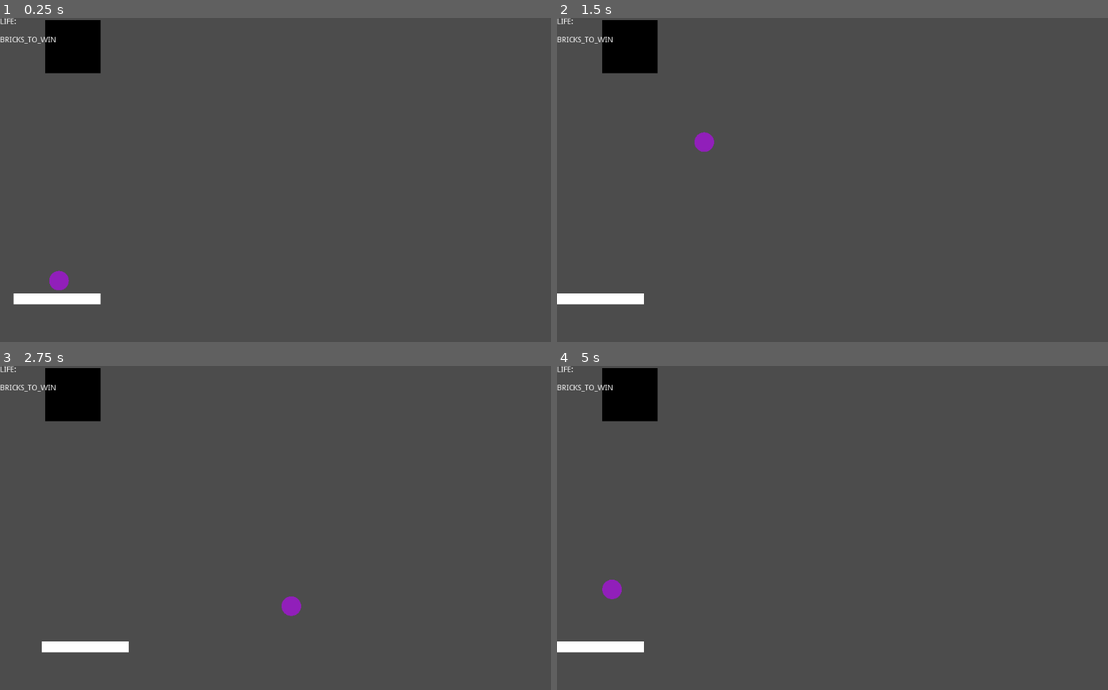
Above: before the commit, frames 1-4 (two rows, left to right).
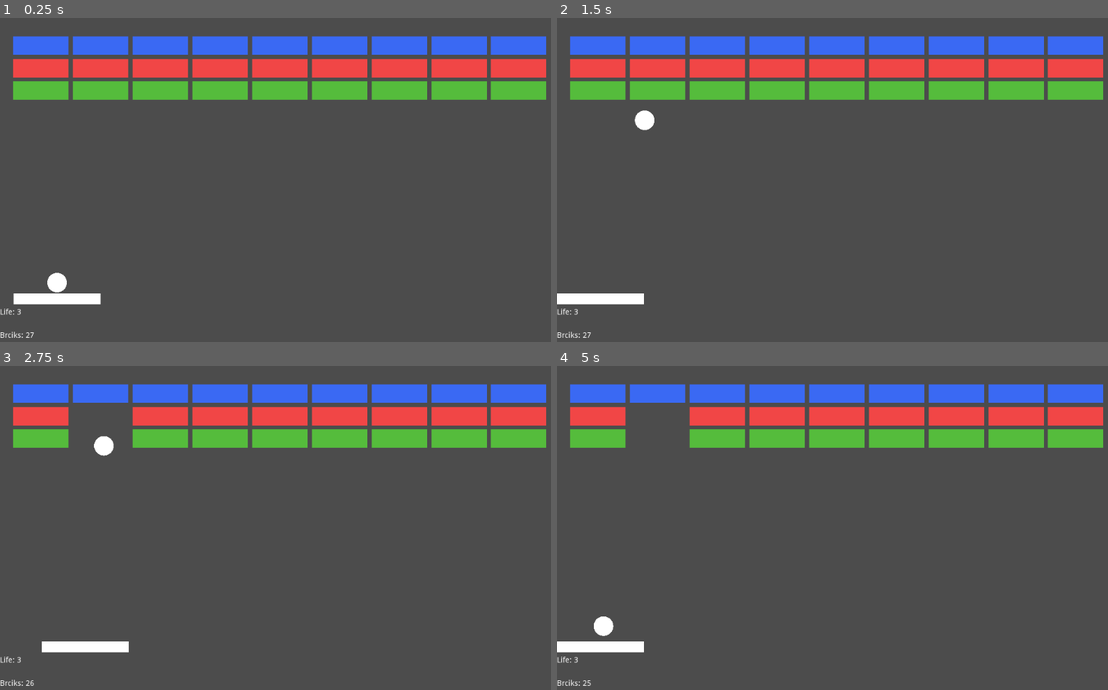
Above: after the commit, the same moments.

Repository: QuirrelForU/Arcaventure
Game: Godot game, scene res://scenes/TestScene.tscn
The game is run twice, just before and just after one commit, with the same random seed, the same clock (stepped at 60 frames per second) and the same inputs.
Inputs (mouse positions are in pixels of both pictures, inside the frame that each line leads up to):
- Up to frame 1 (0.25 s): no input
- Up to frame 2 (1.5 s): tap Enter at 0.5 s; move the mouse to (865, 180) at 0.52 s; move the mouse to (804, 183) at 1.27 s
- Up to frame 3 (2.75 s): move the mouse to (292, 521) at 2.02 s
- Up to frame 4 (5 s): move the mouse to (826, 534) at 2.77 s; move the mouse to (876, 531) at 3.52 s; tap Space at 4.25 s; move the mouse to (793, 524) at 4.27 s

The runs differ from the first frame. In frame 1, 17% of the frame differs, in the area x 0-100%, y 0-99%; in frame 2, 17%; in frame 3, 16%; in frame 4, 16%.

Commit message:
Added hud

Diff:
--- a/game/project.godot
+++ b/game/project.godot
@@ -14,6 +14,10 @@
 run/main_scene="res://scenes/TestScene.tscn"
 boot_splash/show_image=false
 config/icon="res://icon.png"
+
+[autoload]
+
+Global="*res://scripts/Global.gd"
 
 [display]
 
--- a/game/scenes/Ball.tscn
+++ b/game/scenes/Ball.tscn
@@ -19,7 +19,6 @@
 }
 
 [node name="Sprite" type="Sprite" parent="CollisionShape2D"]
-modulate = Color( 0.572549, 0.12549, 0.733333, 1 )
 scale = Vector2( 0.0703125, 0.0703125 )
 texture = ExtResource( 2 )
 __meta__ = {
--- a/game/scenes/Brick.tscn
+++ b/game/scenes/Brick.tscn
@@ -20,7 +20,6 @@
 }
 
 [node name="Sprite" type="Sprite" parent="CollisionShape2D"]
-modulate = Color( 0, 0, 0, 1 )
 scale = Vector2( 99.6602, 100 )
 texture = ExtResource( 1 )
 region_enabled = true
--- a/game/scenes/TestScene.tscn
+++ b/game/scenes/TestScene.tscn
@@ -1,10 +1,11 @@
-[gd_scene load_steps=8 format=2]
+[gd_scene load_steps=9 format=2]
 
 [ext_resource path="res://textures/Simple Shapes/Square.png" type="Texture" id=1]
 [ext_resource path="res://scenes/Brick.tscn" type="PackedScene" id=2]
 [ext_resource path="res://scenes/Platform.tscn" type="PackedScene" id=3]
 [ext_resource path="res://scenes/Ball.tscn" type="PackedScene" id=4]
 [ext_resource path="res://scripts/DeadZone.gd" type="Script" id=5]
+[ext_resource path="res://scripts/HUD.gd" type="Script" id=6]
 
 [sub_resource type="RectangleShape2D" id=4]
 extents = Vector2( 256, 255 )
@@ -17,27 +18,149 @@
 "_edit_lock_": true
 }
 
-[node name="HUD" type="CanvasLayer" parent="."]
-
-[node name="Control" type="Control" parent="HUD"]
-anchor_right = 1.0
-anchor_bottom = 1.0
-mouse_filter = 2
-
-[node name="Label" type="Label" parent="HUD/Control"]
-margin_right = 40.0
-margin_bottom = 14.0
-text = "LIFE:
-
-BRICKS_TO_WIN"
-
 [node name="Platform" parent="." instance=ExtResource( 3 )]
 
 [node name="Ball" parent="." instance=ExtResource( 4 )]
 
 [node name="Bricks" type="Node2D" parent="."]
+__meta__ = {
+"_edit_lock_": true
+}
 
 [node name="BrickW" parent="Bricks" instance=ExtResource( 2 )]
+modulate = Color( 0.231373, 0.415686, 0.956863, 1 )
+position = Vector2( 75, 51 )
+scale = Vector2( 1.032, 0.331 )
+
+[node name="BrickW2" parent="Bricks" instance=ExtResource( 2 )]
+modulate = Color( 0.231373, 0.415686, 0.956863, 1 )
+position = Vector2( 185, 51 )
+scale = Vector2( 1.032, 0.331 )
+
+[node name="BrickW3" parent="Bricks" instance=ExtResource( 2 )]
+modulate = Color( 0.231373, 0.415686, 0.956863, 1 )
+position = Vector2( 295, 51 )
+scale = Vector2( 1.032, 0.331 )
+
+[node name="BrickW4" parent="Bricks" instance=ExtResource( 2 )]
+modulate = Color( 0.231373, 0.415686, 0.956863, 1 )
+position = Vector2( 405, 51 )
+scale = Vector2( 1.032, 0.331 )
+
+[node name="BrickW5" parent="Bricks" instance=ExtResource( 2 )]
+modulate = Color( 0.231373, 0.415686, 0.956863, 1 )
+position = Vector2( 515, 51 )
+scale = Vector2( 1.032, 0.331 )
+
+[node name="BrickW6" parent="Bricks" instance=ExtResource( 2 )]
+modulate = Color( 0.231373, 0.415686, 0.956863, 1 )
+position = Vector2( 625, 51 )
+scale = Vector2( 1.032, 0.331 )
+
+[node name="BrickW7" parent="Bricks" instance=ExtResource( 2 )]
+modulate = Color( 0.231373, 0.415686, 0.956863, 1 )
+position = Vector2( 735, 51 )
+scale = Vector2( 1.032, 0.331 )
+
+[node name="BrickW8" parent="Bricks" instance=ExtResource( 2 )]
+modulate = Color( 0.231373, 0.415686, 0.956863, 1 )
+position = Vector2( 845, 51 )
+scale = Vector2( 1.032, 0.331 )
+
+[node name="BrickW9" parent="Bricks" instance=ExtResource( 2 )]
+modulate = Color( 0.231373, 0.415686, 0.956863, 1 )
+position = Vector2( 954, 51 )
+scale = Vector2( 1.032, 0.331 )
+
+[node name="BrickW10" parent="Bricks" instance=ExtResource( 2 )]
+modulate = Color( 0.94902, 0.278431, 0.278431, 1 )
+position = Vector2( 75, 93 )
+scale = Vector2( 1.032, 0.331 )
+
+[node name="BrickW11" parent="Bricks" instance=ExtResource( 2 )]
+modulate = Color( 0.94902, 0.278431, 0.278431, 1 )
+position = Vector2( 185, 93 )
+scale = Vector2( 1.032, 0.331 )
+
+[node name="BrickW12" parent="Bricks" instance=ExtResource( 2 )]
+modulate = Color( 0.94902, 0.278431, 0.278431, 1 )
+position = Vector2( 295, 93 )
+scale = Vector2( 1.032, 0.331 )
+
+[node name="BrickW13" parent="Bricks" instance=ExtResource( 2 )]
+modulate = Color( 0.94902, 0.278431, 0.278431, 1 )
+position = Vector2( 405, 93 )
+scale = Vector2( 1.032, 0.331 )
+
+[node name="BrickW14" parent="Bricks" instance=ExtResource( 2 )]
+modulate = Color( 0.94902, 0.278431, 0.278431, 1 )
+position = Vector2( 515, 93 )
+scale = Vector2( 1.032, 0.331 )
+
+[node name="BrickW15" parent="Bricks" instance=ExtResource( 2 )]
+modulate = Color( 0.94902, 0.278431, 0.278431, 1 )
+position = Vector2( 625, 93 )
+scale = Vector2( 1.032, 0.331 )
+
+[node name="BrickW16" parent="Bricks" instance=ExtResource( 2 )]
+modulate = Color( 0.94902, 0.278431, 0.278431, 1 )
+position = Vector2( 735, 93 )
+scale = Vector2( 1.032, 0.331 )
+
+[node name="BrickW17" parent="Bricks" instance=ExtResource( 2 )]
+modulate = Color( 0.94902, 0.278431, 0.278431, 1 )
+position = Vector2( 845, 93 )
+scale = Vector2( 1.032, 0.331 )
+
+[node name="BrickW18" parent="Bricks" instance=ExtResource( 2 )]
+modulate = Color( 0.94902, 0.278431, 0.278431, 1 )
+position = Vector2( 954, 93 )
+scale = Vector2( 1.032, 0.331 )
+
+[node name="BrickW19" parent="Bricks" instance=ExtResource( 2 )]
+modulate = Color( 0.337255, 0.741176, 0.239216, 1 )
+position = Vector2( 75, 134 )
+scale = Vector2( 1.032, 0.331 )
+
+[node name="BrickW20" parent="Bricks" instance=ExtResource( 2 )]
+modulate = Color( 0.337255, 0.741176, 0.239216, 1 )
+position = Vector2( 185, 134 )
+scale = Vector2( 1.032, 0.331 )
+
+[node name="BrickW21" parent="Bricks" instance=ExtResource( 2 )]
+modulate = Color( 0.337255, 0.741176, 0.239216, 1 )
+position = Vector2( 295, 134 )
+scale = Vector2( 1.032, 0.331 )
+
+[node name="BrickW22" parent="Bricks" instance=ExtResource( 2 )]
+modulate = Color( 0.337255, 0.741176, 0.239216, 1 )
+position = Vector2( 405, 134 )
+scale = Vector2( 1.032, 0.331 )
+
+[node name="BrickW23" parent="Bricks" instance=ExtResource( 2 )]
+modulate = Color( 0.337255, 0.741176, 0.239216, 1 )
+position = Vector2( 515, 134 )
+scale = Vector2( 1.032, 0.331 )
+
+[node name="BrickW24" parent="Bricks" instance=ExtResource( 2 )]
+modulate = Color( 0.337255, 0.741176, 0.239216, 1 )
+position = Vector2( 625, 134 )
+scale = Vector2( 1.032, 0.331 )
+
+[node name="BrickW25" parent="Bricks" instance=ExtResource( 2 )]
+modulate = Color( 0.337255, 0.741176, 0.239216, 1 )
+position = Vector2( 735, 134 )
+scale = Vector2( 1.032, 0.331 )
+
+[node name="BrickW26" parent="Bricks" instance=ExtResource( 2 )]
+modulate = Color( 0.337255, 0.741176, 0.239216, 1 )
+position = Vector2( 845, 134 )
+scale = Vector2( 1.032, 0.331 )
+
+[node name="BrickW27" parent="Bricks" instance=ExtResource( 2 )]
+modulate = Color( 0.337255, 0.741176, 0.239216, 1 )
+position = Vector2( 954, 134 )
+scale = Vector2( 1.032, 0.331 )
 
 [node name="Walls" type="Node2D" parent="."]
 __meta__ = {
@@ -49,6 +172,9 @@
 scale = Vector2( 0.5, 1.238 )
 collision_layer = 16
 collision_mask = 8
+__meta__ = {
+"_edit_lock_": true
+}
 
 [node name="CollisionShape2D" type="CollisionShape2D" parent="Walls/Wall"]
 shape = SubResource( 4 )
@@ -69,6 +195,9 @@
 scale = Vector2( 0.5, 2.478 )
 collision_layer = 16
 collision_mask = 8
+__meta__ = {
+"_edit_lock_": true
+}
 
 [node name="CollisionShape2D" type="CollisionShape2D" parent="Walls/Wall3"]
 shape = SubResource( 4 )
@@ -89,6 +218,9 @@
 scale = Vector2( 0.5, 2.478 )
 collision_layer = 16
 collision_mask = 8
+__meta__ = {
+"_edit_lock_": true
+}
 
 [node name="CollisionShape2D" type="CollisionShape2D" parent="Walls/Wall4"]
 shape = SubResource( 4 )
@@ -108,6 +240,9 @@
 scale = Vector2( 0.5, 1.238 )
 collision_layer = 16
 collision_mask = 8
+__meta__ = {
+"_edit_lock_": true
+}
 
 [node name="CollisionShape2D" type="CollisionShape2D" parent="Walls/Wall2"]
 shape = SubResource( 4 )
@@ -127,9 +262,47 @@
 collision_layer = 0
 collision_mask = 8
 script = ExtResource( 5 )
+__meta__ = {
+"_edit_lock_": true
+}
 
 [node name="CollisionShape2D" type="CollisionShape2D" parent="DeadZone"]
 position = Vector2( 506, 34 )
 shape = SubResource( 5 )
+__meta__ = {
+"_edit_lock_": true
+}
+
+[node name="HUD" type="CanvasLayer" parent="."]
+script = ExtResource( 6 )
+
+[node name="Control" type="Control" parent="HUD"]
+anchor_right = 1.0
+anchor_bottom = 1.0
+mouse_filter = 2
+__meta__ = {
+"_edit_lock_": true
+}
+
+[node name="VBoxContainer" type="VBoxContainer" parent="HUD/Control"]
+anchor_top = 0.991
+anchor_bottom = 0.991
+margin_top = -57.6
+margin_right = 103.0
+custom_constants/separation = 29
+__meta__ = {
+"_edit_lock_": true
+}
+
+[node name="LifeLabel" type="Label" parent="HUD/Control/VBoxContainer"]
+margin_right = 103.0
+margin_bottom = 14.0
+text = "LIFE"
+
+[node name="BricksLabel" type="Label" parent="HUD/Control/VBoxContainer"]
+margin_top = 43.0
+margin_right = 103.0
+margin_bottom = 57.0
+text = "BRICKS_TO_WIN"
 
 [connection signal="body_entered" from="DeadZone" to="DeadZone" method="_on_DeadZone_body_entered"]
--- a/game/scripts/Ball.gd
+++ b/game/scripts/Ball.gd
@@ -17,9 +17,11 @@
 
 
 signal ball_respawned
+signal ball_colided
 # Called when the node enters the scene tree for the first time.
 func _ready():
-	velocity = Vector2.UP.rotated(PI/4) * 5
+	pass
+	#velocity = Vector2.UP.rotated(PI/4) * 5
 
 
 
@@ -34,6 +36,7 @@
 		else:
 			velocity = velocity.bounce(collision.normal)
 
+		emit_signal("ball_colided")
 
 
 func bounce_of_platform():
--- /dev/null
+++ b/game/scripts/Global.gd
@@ -0,0 +1,4 @@
+extends Node
+
+
+var life_count = 3
--- /dev/null
+++ b/game/scripts/HUD.gd
@@ -0,0 +1,20 @@
+extends CanvasLayer
+
+
+onready var lifelabel = $Control/VBoxContainer/LifeLabel
+onready var brickslabel = $Control/VBoxContainer/BricksLabel
+onready var global_vars = get_node("/root/Global")
+onready var ball = $"../Ball"
+# Called when the node enters the scene tree for the first time.
+func _ready():
+	ball.connect("ball_colided",self,"update_labels")
+	var bricks_amount = $"../Bricks".get_child_count()
+	brickslabel.text = "Brciks: %d" % [bricks_amount]
+	lifelabel.text = "Life: %d" % [global_vars.life_count]
+
+
+
+func update_labels():
+	var bricks_amount = $"../Bricks".get_child_count()
+	brickslabel.text = "Brciks: %d" % [bricks_amount]
+	lifelabel.text = "Life: %d" % [global_vars.life_count]
--- a/game/scripts/Platform.gd
+++ b/game/scripts/Platform.gd
@@ -30,8 +30,7 @@
 
 func _on_ThrowBallTimer_timeout():
 	ball_captured = false
-	ball.velocity.y -=5
-	print('captured timeout')
+	ball.velocity.y -=10
 
 
 func respawn_ball():
